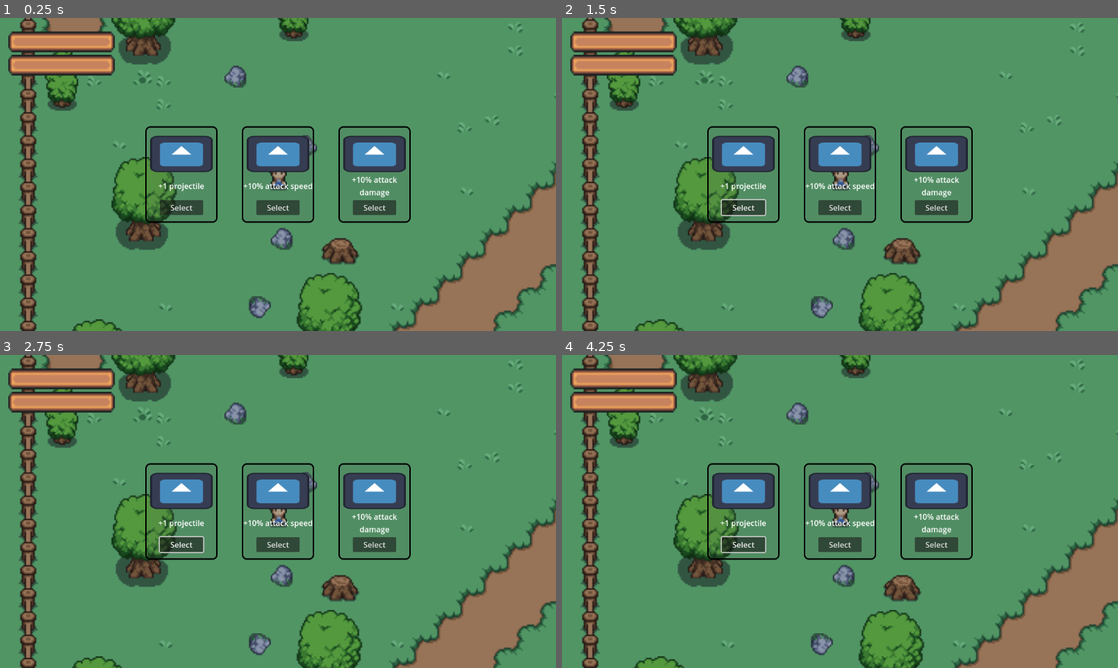
Above: before the commit, frames 1-4 (two rows, left to right).
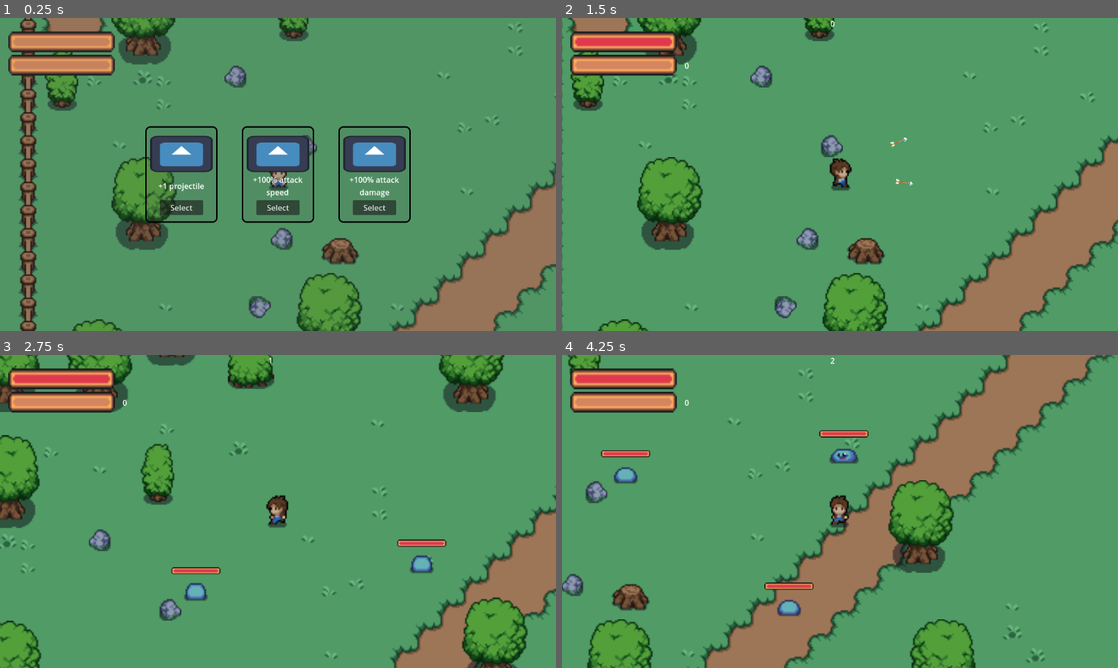
Above: after the commit, the same moments.

Repository: IgorMianowany/Manual-Vampire-Survivors
Game: Godot game, scene res://level_01.tscn
Two runs of this game, one before a commit and one after it. Both use one fixed random seed, a clock stepped at 60 frames per second and the inputs below. The engine's default icon, where the game draws it, is replaced by a stand-in: a white triangle on a blue panel in a dark square.
Inputs (mouse positions are in pixels of both pictures, inside the frame that each line leads up to):
- Up to frame 1 (0.25 s): no input
- Up to frame 2 (1.5 s): click "Select" at 0.5 s; tap Enter at 1.25 s; move the mouse to (962, 158) at 1.27 s; press the mouse at (962, 158) at 1.28 s; hold D (move_right) from 1.28 s (still down)
- Up to frame 3 (2.75 s): move the mouse to (166, 527) at 2.02 s; release D (move_right) at 2.03 s; release the mouse at (166, 527) at 2.03 s; hold W (move_down) from 2.03 s (still down); click (166, 527) at 2.1 s
- Up to frame 4 (4.25 s): move the mouse to (895, 442) at 2.77 s; release W (move_down) at 2.78 s; press the mouse at (895, 442) at 2.78 s; hold D (move_right) 2.78-3.53 s; move the mouse to (812, 574) at 3.52 s; release the mouse at (812, 574) at 3.53 s; hold S (move_up) from 3.53 s (still down); click (812, 574) at 3.6 s

The runs differ from the first frame. In frame 1, 0.4% of the frame differs, in the area x 43-72%, y 50-58%; in frame 2, 29%; in frame 3, 29%; in frame 4, 44%, in the area x 0-100%, y 0-100%.

Commit message:
fixed upgrade card selection, added upgrades implementation

Diff:
--- a/level_01.tscn
+++ b/level_01.tscn
@@ -964,4 +964,4 @@
 position = Vector2(374, 234)
 player = NodePath("../Player")
 
-[node name="UpgradeSelection" parent="." instance=ExtResource("28_6dm4t")]
+[node name="UpgradeSelection" parent="LayerHolder" instance=ExtResource("28_6dm4t")]
--- a/project.godot
+++ b/project.godot
@@ -21,6 +21,7 @@
 
 [display]
 
+window/size/resizable=false
 window/subwindows/embed_subwindows=false
 window/stretch/mode="viewport"
 window/stretch/aspect="expand"
--- a/scripts/bow.gd
+++ b/scripts/bow.gd
@@ -1,7 +1,7 @@
 class_name Bow
 extends WeaponType
 
-@export var attack_speed := .75
+@export var attack_speed := 2
 @export var spread := 30 # make spread based on projectile number, maybe something like 30 degrees + int division of projectiles * 10, so 10 degrees for every 5 projectiles for example
 var arrow_scene := preload("res://arrow.tscn")
 var rotation_change := 0
@@ -25,8 +25,8 @@
 		var projectile := arrow_scene.instantiate()
 		projectile.position = position + direction * 15
 		projectile.direction = new_direction
-		projectile.damage = damage
+		projectile.damage = PlayerState.attack_damage
 		projectile.pierce = pierce
 		add_child(projectile)
-	await(get_tree().create_timer(attack_speed).timeout)
+	await(get_tree().create_timer(PlayerState.attack_speed).timeout)
 	attack_finished.emit()
--- a/scripts/player_state.gd
+++ b/scripts/player_state.gd
@@ -5,6 +5,8 @@
 var experience_threshold : int = 10
 var level : int = 0
 var projectiles : int = 0
+var attack_speed : float = 2
+var attack_damage : float = 5
 @onready var health : float = max_health
 
 enum UPGRADES {ATTACK_SPEED, ATTACK_DAMAGE, PROJECTILES}
@@ -31,5 +33,9 @@
 		level_up.emit()
 
 func add_upgrade(upgrade : UPGRADES, upgrade_number : int):
-	if upgrade == UPGRADES.PROJECTILES:
+	if upgrade == UPGRADES.ATTACK_SPEED:
+		attack_speed -= 1
+	elif upgrade == UPGRADES.ATTACK_DAMAGE:
+		attack_damage += 5
+	elif upgrade == UPGRADES.PROJECTILES:
 		projectiles += 1
--- a/scripts/weapon.gd
+++ b/scripts/weapon.gd
@@ -18,7 +18,7 @@
 func attack(position : Vector2 = Vector2.ZERO, direction : Vector2 = Vector2.ZERO) -> void:
 	if not is_attacking:
 		weapon_type.pierce = pierce
-		weapon_type.projectiles = projectiles + PlayerState.level + PlayerState.projectiles
+		weapon_type.projectiles = projectiles + PlayerState.projectiles
 		weapon_type.attack(damage, position, direction)
 
 
--- a/upgrade_card.gd
+++ b/upgrade_card.gd
@@ -20,3 +20,7 @@
 # Called every frame. 'delta' is the elapsed time since the previous frame.
 func _process(delta: float) -> void:
 	pass
+
+
+func _on_button_pressed() -> void:
+	apply_upgrade()
--- a/upgrade_card.tscn
+++ b/upgrade_card.tscn
@@ -1,6 +1,7 @@
-[gd_scene load_steps=3 format=3 uid="uid://dn1pvji8ik3sw"]
+[gd_scene load_steps=4 format=3 uid="uid://dn1pvji8ik3sw"]
 
 [ext_resource type="Texture2D" uid="uid://dokvpxur0nj5b" path="res://icon.svg" id="1_0lckg"]
+[ext_resource type="Script" path="res://upgrade_card.gd" id="1_lsqjf"]
 
 [sub_resource type="StyleBoxFlat" id="StyleBoxFlat_b540y"]
 bg_color = Color(0.329158, 0.329158, 0.329158, 0.117647)
@@ -18,6 +19,7 @@
 custom_minimum_size = Vector2(150, 200)
 size_flags_horizontal = 0
 theme_override_styles/panel = SubResource("StyleBoxFlat_b540y")
+script = ExtResource("1_lsqjf")
 
 [node name="VBoxContainer" type="VBoxContainer" parent="."]
 layout_mode = 1
@@ -61,3 +63,5 @@
 layout_mode = 2
 text = "Select
 "
+
+[connection signal="pressed" from="VBoxContainer/MarginContainer3/Button" to="." method="_on_button_pressed"]
--- a/upgrade_selection.gd
+++ b/upgrade_selection.gd
@@ -8,11 +8,11 @@
 		node.upgrade_selected.connect(_quit)
 
 func _input(event):
-	var mouse_position = get_local_mouse_position()
+	# this function is not really working right now because of mouse position shenenigans i'm not
+	# yet equiped to deal with at this time, upgrades selected with button
+	var mouse_position = get_global_mouse_position()
 	if event is InputEventMouseButton and event.button_index == 1 and event.is_pressed():
 		for node in upgrade_container.get_children():
-			print(node.get_global_rect())
-			print(mouse_position)
 			if node.get_global_rect().has_point(mouse_position):
 				node.apply_upgrade()
 
--- a/upgrade_selection.tscn
+++ b/upgrade_selection.tscn
@@ -1,8 +1,7 @@
-[gd_scene load_steps=5 format=3 uid="uid://cdpm5njmkbydl"]
+[gd_scene load_steps=4 format=3 uid="uid://cdpm5njmkbydl"]
 
 [ext_resource type="Script" path="res://upgrade_selection.gd" id="1_uhedg"]
 [ext_resource type="PackedScene" uid="uid://dn1pvji8ik3sw" path="res://upgrade_card.tscn" id="2_54842"]
-[ext_resource type="Script" path="res://upgrade_card.gd" id="3_1bter"]
 [ext_resource type="Texture2D" uid="uid://dokvpxur0nj5b" path="res://icon.svg" id="4_bi4jo"]
 
 [node name="UpgradeSelection" type="Control"]
@@ -41,21 +40,17 @@
 
 [node name="UpgradeCard" parent="CanvasLayer/HBoxContainer" instance=ExtResource("2_54842")]
 layout_mode = 2
-script = ExtResource("3_1bter")
 icon = ExtResource("4_bi4jo")
 description = "+1 projectile"
 upgrade = 2
 
 [node name="UpgradeCard2" parent="CanvasLayer/HBoxContainer" instance=ExtResource("2_54842")]
 layout_mode = 2
-script = ExtResource("3_1bter")
 icon = ExtResource("4_bi4jo")
-description = "+10% attack speed"
-upgrade = 2
+description = "+100% attack speed"
 
 [node name="UpgradeCard3" parent="CanvasLayer/HBoxContainer" instance=ExtResource("2_54842")]
 layout_mode = 2
-script = ExtResource("3_1bter")
 icon = ExtResource("4_bi4jo")
-description = "+10% attack damage"
-upgrade = 2
+description = "+100% attack damage"
+upgrade = 1
